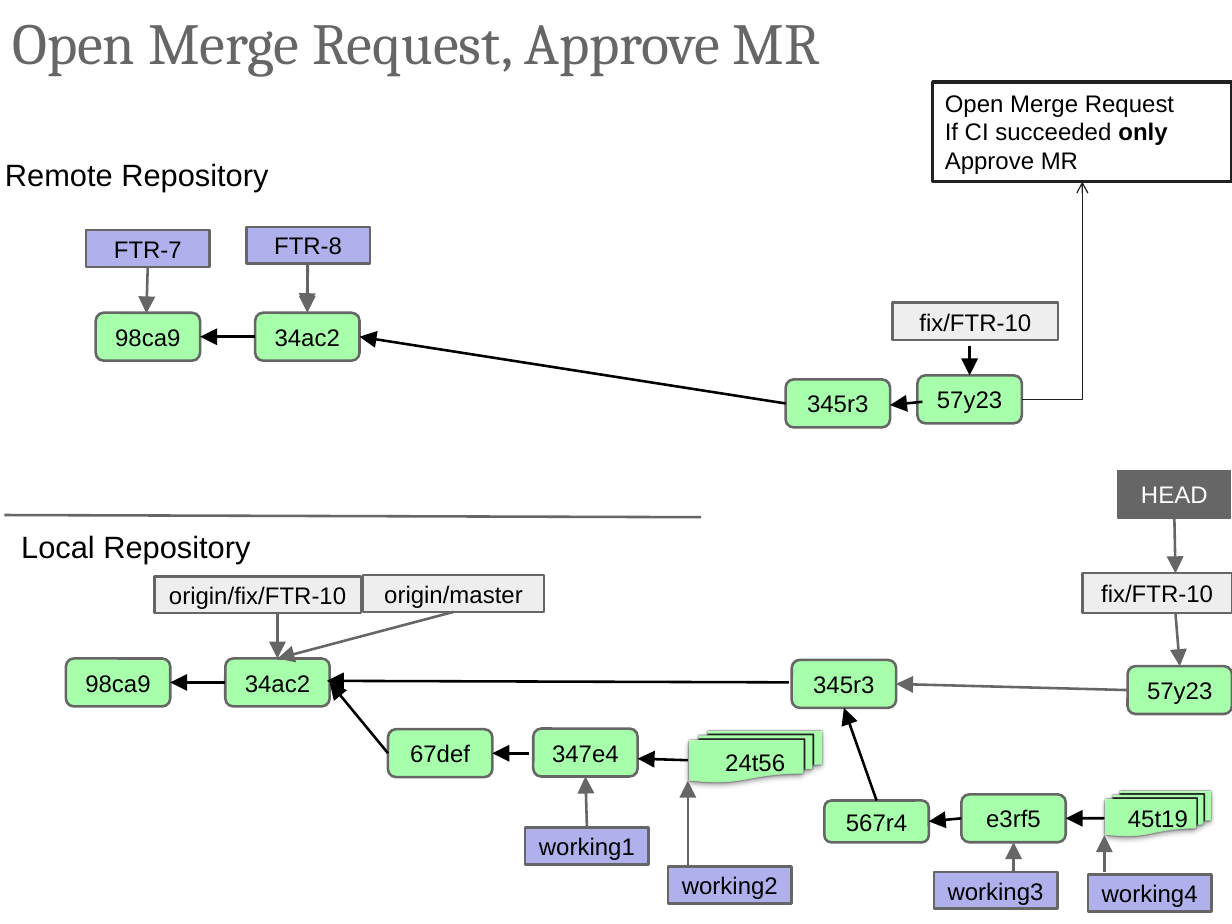
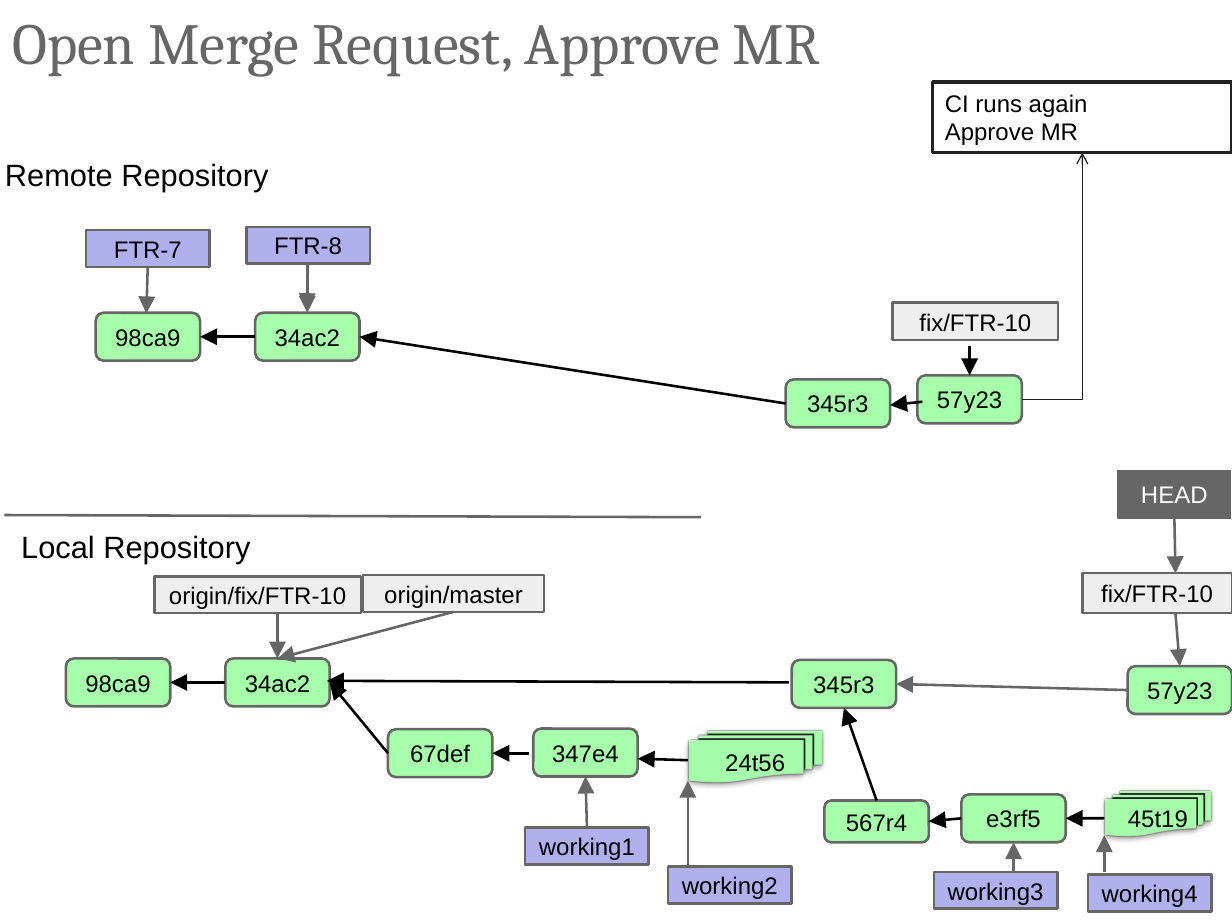
Before and after one commit to ilyaro/mysite, a slide deck: slide 19 of WorkStuff/Courses/Git/Git_Gitlab_Best_Practices/Git_Gitlab_BestPractices.pptx. Drawn at 1232x924 pixels with LibreOffice and Linux fonts; fonts in the diff are those of the drawing. Boxes give left, top, right and bottom in pixels: in the first picture for what was removed or moved away, otherwise in the second. Text is boxed around its words. In the diff, an @@ line names an element or a change of style, - is before the commit and + after.

```diff
--- a/WorkStuff/Courses/Git/Git_Gitlab_Best_Practices/Git_Gitlab_BestPractices.pptx
+++ b/WorkStuff/Courses/Git/Git_Gitlab_Best_Practices/Git_Gitlab_BestPractices.pptx
@@ rectangle "CI runs again Approve MR": place and size @@
-rectangle "CI runs again Approve MR" at (933, 83, 1232, 182)
+rectangle "CI runs again Approve MR" at (933, 83, 1232, 153)
@@ text in rectangle at (945, 94, 1088, 145): text changed @@
-Open Merge Request
-If CI succeeded only
-Approve MR
+CI runs again
+Approve MR
@@ elbow arrow moved from (1021, 399) - (1083, 181) to (1021, 399) - (1083, 153) @@
```
Also in this commit, not shown: 14 other slides changed, 6 slides added, 1 slide removed.
